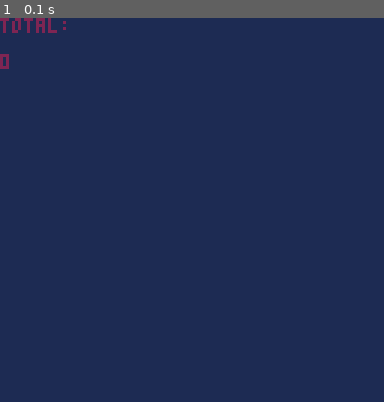
Above: before the commit, frame 1.
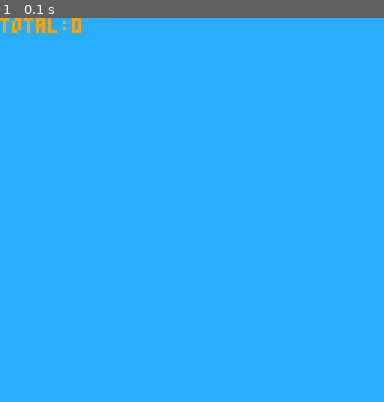
Above: after the commit, the same moment.

Repository: trumanhess27/PICO1kJam_Dice
Game: PICO-8 cartridge dice.p8
Two runs of this game, one before a commit and one after it. Both use one fixed random seed, a clock stepped at 60 frames per second and the inputs below.
Inputs:
- Up to frame 1 (0.1 s): no input

The runs differ from the first frame. In frame 1, 100% of the frame differs, in the area x 0-100%, y 0-100%.

Commit message:
Added color and more logic.

Diff:
--- a/dice.p8
+++ b/dice.p8
@@ -1,36 +1,51 @@
 pico-8 cartridge // http://www.pico-8.com
 version 32
 __lua__
-t={}
+function print_roll(t)
+	l=0 o=4 i=1
+	for te in all(t) do
+		for v in all(te) do
+			print(v.." out of "..o, i)
+			l+=v
+		end
+		o+=2
+		i+=1
+		if (o>12) o=20
+	end
+	print("total:"..l, 9)
+end
 
-function print_roll(t)
-	l=0
-	for v in all(t) do print(v) l+=v end
-	print("total:")
-	print("\f2")
-	print(l)
-	if(#t>=16) then print("reset total from pause menu") end
+function init_t()
+	t={{}}
+	for x=1,6 do add(t, {}) end
 end
 
 function _init()
+	init_t()
 	poke(0x5f2d, 0x1)
-	menuitem(1, "reset total", function() t={} end)
+	menuitem(1, "reset total", init_t)
 end
 
 function _update()
-	k=stat(31)
-	n=0
-
-	if(#t<16) then
-		if(k=="1") then n=flr(rnd(4))+1 add(t,n) end
-		if(k=="2") then n=flr(rnd(6))+1 add(t,n) end
-		if(k=="3") then n=flr(rnd(8))+1 add(t,n)  end
+	k=stat(31) n=0 tt=false
+	tc=#t[1]+#t[2]+#t[3]+#t[4]+#t[5]+#t[6]
+	if(tc<16) then
+		-- can make this similar to the top loop
+		if (k=="1") n=flr(rnd(4))+1 add(t[1],n)
+		if (k=="2") n=flr(rnd(6))+1 add(t[2],n)
+		if (k=="3") n=flr(rnd(8))+1 add(t[3],n)
+		if (k=="4") n=flr(rnd(10))+1 add(t[4],n)
+		if (k=="5") n=flr(rnd(12))+1 add(t[5],n)
+		if (k=="6") n=flr(rnd(20))+1 add(t[6],n)
+	else
+		tt=true
 	end
 end
 
 function _draw()
-	cls(1)
+	cls(12)
 	print_roll(t)
+	if (tt==true) print("reset total from pause menu", 9)
 end
 __gfx__
 00000000000000000000000000000000000000000000000000000000000000000000000000000000000000000000000000000000000000000000000000000000
